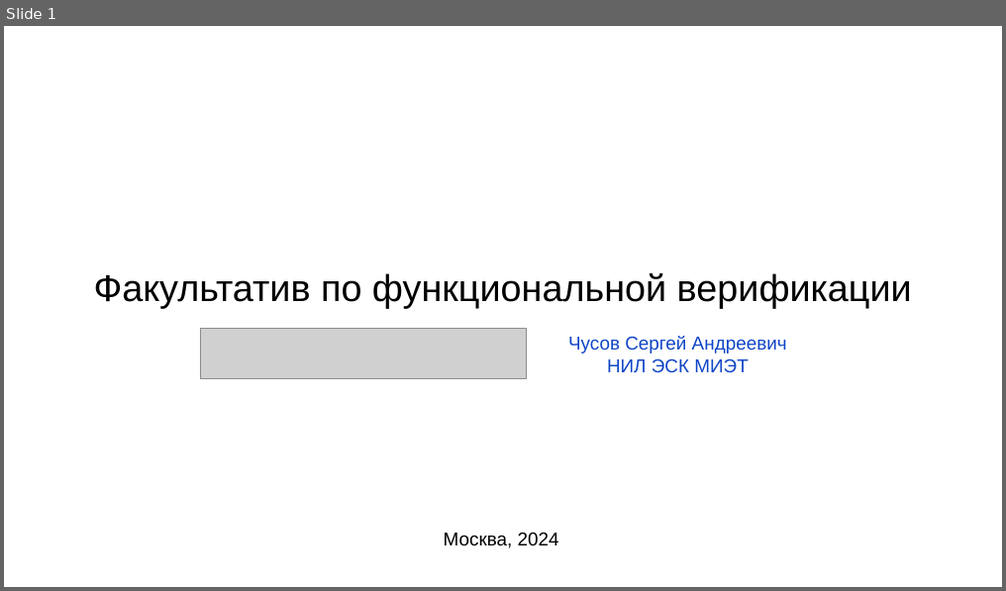
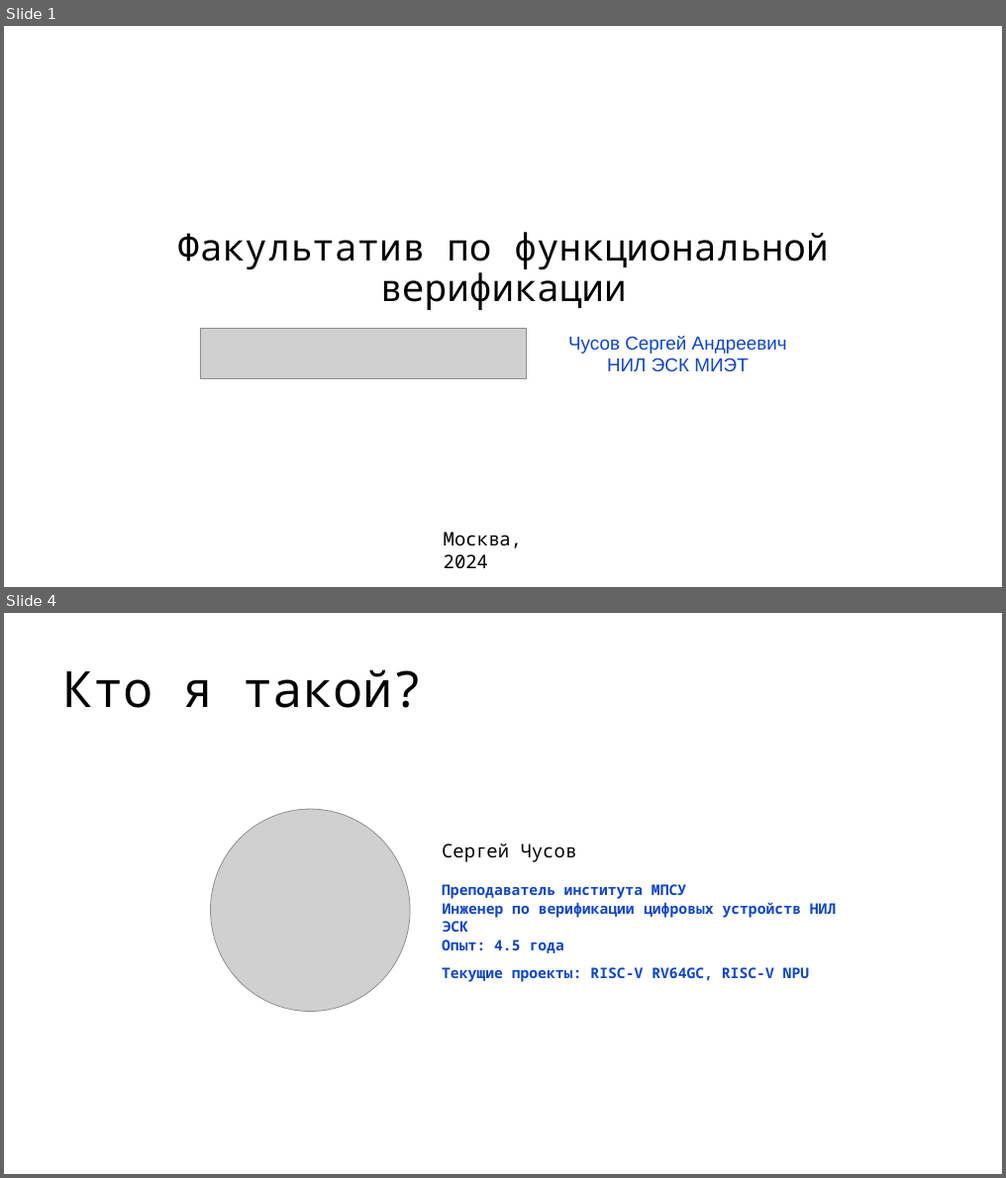
Before and after one commit to serge0699/verif_elective_miet, a slide deck: doc/preview.pptx. Shown one above the other, each under a label of ours: slide 1 before the commit, slides 1 and 4 after it; the slides between them are not shown. The pictures are 1006x591 and 1006x1178 pixels, drawn with LibreOffice and Linux fonts; fonts in the diff are those of the drawing; grey boxes stand for pictures. Boxes give left, top, right and bottom in pixels: in the first picture for what was removed or moved away, otherwise in the second. Text is boxed around its words. In the diff, an @@ line names an element or a change of style, - is before the commit and + after.

```diff
--- a/doc/preview.pptx
+++ b/doc/preview.pptx
@@ slide 4 added at <box>4,613,1002,1174</box>, background #FFFFFF @@
@@ text added at <box>63,669,422,708</box>, 48 pt, text #000000 @@
+Кто я такой?
@@ picture added at <box>211,809,411,1011</box> @@
@@ text added at <box>442,844,577,862</box>, 18 pt, text #000000 @@
+Сергей Чусов
@@ text added at <box>442,884,686,899</box>, 14 pt, text #0F45C7, bold @@
+Преподаватель института МПСУ
@@ text added at <box>443,902,836,932</box>, 14 pt, text #0F45C7, bold @@
+Инженер по верификации цифровых устройств НИЛ ЭСК
@@ text added at <box>442,940,564,954</box>, 14 pt, text #0F45C7, bold @@
+Опыт: 4.5 года
@@ text added at <box>442,967,809,982</box>, 14 pt, text #0F45C7, bold @@
+Текущие проекты: RISC-V RV64GC, RISC-V NPU
@@ slide 1 changed as well @@
@@ title "Факультатив по функциональной верификации" at <box>177,232,829,310</box>: font Arial to Noto Sans Mono @@
@@ text "Москва, 2024" at <box>444,532,522,569</box>: font Arial to Noto Sans Mono @@
```
Also in this commit, not shown: 18 other slides changed, 24 other slides added, 3 slides removed, 2 other files.
